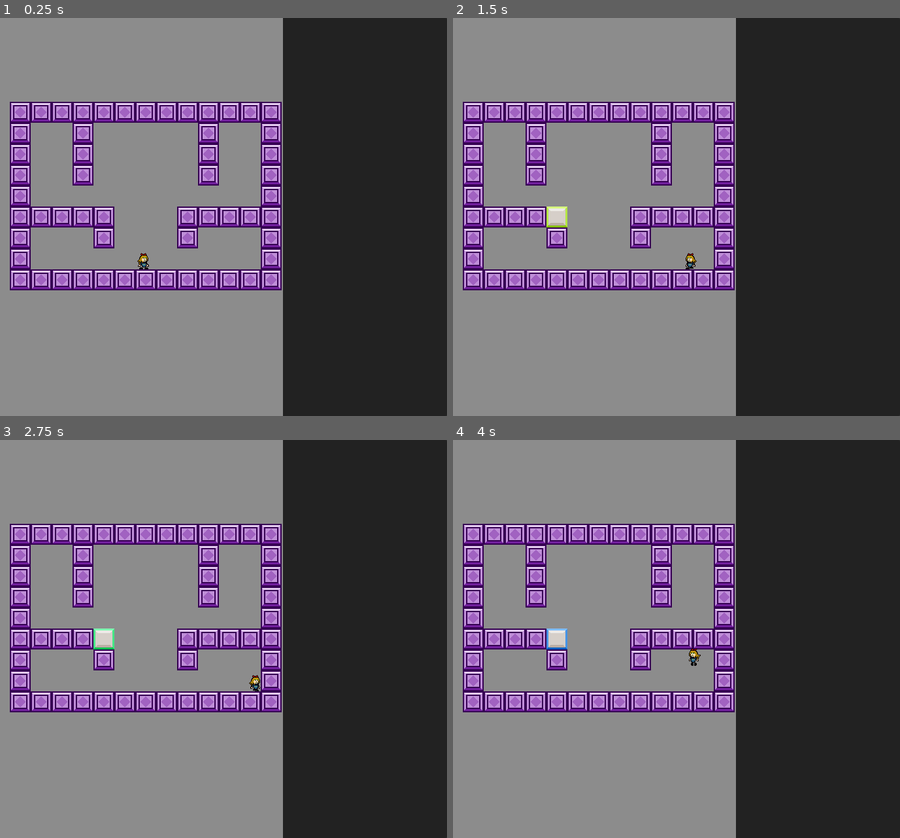
Above: before the commit, frames 1-4 (two rows, left to right).
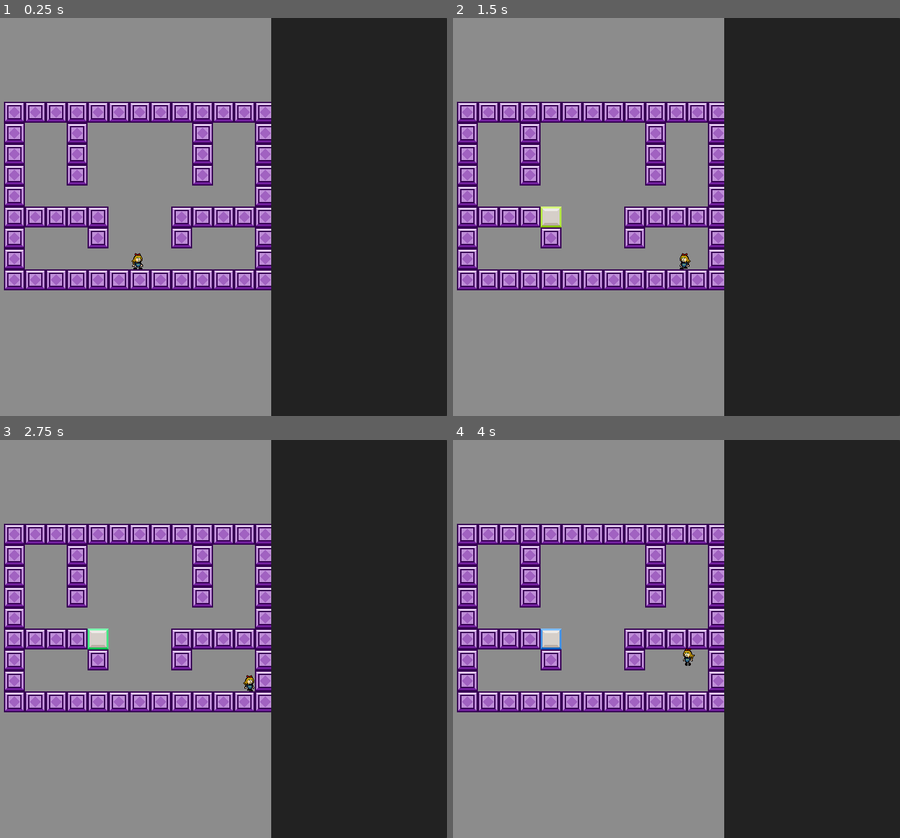
Above: after the commit, the same moments.

Repository: L4Vo5/i-wanna-lockpick-editor
Game: Godot game, scene res://editor/editor.tscn
Same seed, same stepped clock (60 frames per second), same inputs: the game is played once before the commit and once after it.
Inputs (mouse positions are in pixels of both pictures, inside the frame that each line leads up to):
- Up to frame 1 (0.25 s): no input
- Up to frame 2 (1.5 s): tap Enter at 0.5 s; move the mouse to (555, 217) at 0.52 s; hold Right (right) 0.53-1.28 s; hold Up (fast) 0.53-1.28 s; click (555, 217) at 0.67 s; tap Shift (jump) at 0.77 s; hold Left (left) from 1.28 s (still down); tap S (i-view) at 1.35 s; click (555, 217) at 1.42 s
- Up to frame 3 (2.75 s): tap Shift (jump) at 1.52 s; release Left (left) at 2.03 s; hold Right (right) from 2.03 s (still down); tap A (keypad) at 2.1 s; click (102, 639) at 2.17 s
- Up to frame 4 (4 s): tap X (master) at 2.85 s; click (555, 639) at 2.92 s; tap Shift (jump) at 3.02, 3.77 s; release Right (right) at 3.53 s; hold Left (left) from 3.53 s (still down); hold Down (slow) from 3.53 s (still down); click (555, 639) at 3.67 s

The runs differ from the first frame. In frame 1, 11% of the frame differs, in the area x 0-64%, y 0-100%; in frame 2, 11%; in frame 3, 11%; in frame 4, 11%.

Commit message:
door editor is now extremely pog

Diff:
--- a/data/lock_data.gd
+++ b/data/lock_data.gd
@@ -11,7 +11,7 @@
 		changed.emit()
 
 signal changed_magnitude
-@export var magnitude := 0:
+@export var magnitude := 1:
 	set(val):
 		if magnitude == val: return
 		magnitude = val
--- a/editor/door_editor.gd
+++ b/editor/door_editor.gd
@@ -2,6 +2,7 @@
 extends Control
 class_name DoorEditor
 
+# TODO: Actually handle a DoorData
 @onready var door: Door = %Door
 
 @onready var ice_checkbox: CheckBox = %IceCheckbox
@@ -15,7 +16,9 @@
 @onready var real_copies: SpinBox = %RealCopies
 @onready var imaginary_copies: SpinBox = %ImaginaryCopies
 @onready var color_choice: OptionButton = %ColorChoice
-
+@onready var lock_editor_parent: VBoxContainer = %LockEditors
+@onready var add_lock: Button = %AddLock
+const LOCK_EDITOR := preload("res://editor/lock_editor.tscn")
 ## the idea is that non-standard-levels should be able to exist, maybe, but they must be labeled as such (for example doors with non-32-multiple sizes, or a door starting out browned or with a different glitch color. things that are valid but.. not standard)
 ## unimplemented for now tho lol
 var non_standard_mode := false
@@ -57,14 +60,52 @@
 	color_choice.selected = color_choice.get_item_index(door.door_data.outer_color)
 	color_choice.item_selected.connect(_update_door_color.unbind(1))
 
+	_regen_lock_editors()
+	add_lock.pressed.connect(_add_new_lock)
+
 func set_curse(val: bool, which: Enums.curse) -> void:
 	door.door_data.set_curse(which, val)
 
 func _update_door_size() -> void:
 	door.door_data.size = Vector2i(roundi(width.value), roundi(height.value))
+	_update_lock_editors_door_size()
 
 func _update_door_amount() -> void:
 	door.door_data.amount.set_to(real_copies.value, imaginary_copies.value)
 
 func _update_door_color() -> void:
 	door.door_data.outer_color = color_choice.get_item_id(color_choice.selected)
+
+func _regen_lock_editors() -> void:
+	for child in lock_editor_parent.get_children():
+		child.queue_free()
+	var i := 1
+	for lock_data in door.door_data.locks:
+		var lock_editor: LockEditor = LOCK_EDITOR.instantiate()
+		lock_editor.lock_number = i
+		lock_editor.lock_data = lock_data
+		lock_editor.door_size = door.door_data.size
+		lock_editor.delete.connect(_delete_lock.bind(i-1))
+		lock_editor_parent.add_child(lock_editor)
+		i += 1
+	add_lock.text = "Add Lock %d" % i
+
+func _update_lock_editors_door_size() -> void:
+	for editor in lock_editor_parent.get_children():
+		editor.door_size = door.door_data.size
+
+func _add_new_lock() -> void:
+	var new_lock := LockData.new()
+	new_lock.color = door.door_data.outer_color
+	door.door_data.locks.push_back(new_lock)
+	# TODO: Make the door simply add a lock
+	door.update_locks()
+	# TODO: Simply add an editor
+	_regen_lock_editors()
+
+func _delete_lock(i: int) -> void:
+	door.door_data.locks.remove_at(i)
+	# TODO: Make the door simply remove a lock
+	door.update_locks()
+	# TODO: Simply remove an editor
+	_regen_lock_editors()
--- a/editor/door_editor.tscn
+++ b/editor/door_editor.tscn
@@ -41,7 +41,7 @@
 
 [node name="DoorEditor" type="MarginContainer"]
 offset_right = 281.0
-offset_bottom = 235.0
+offset_bottom = 606.0
 script = ExtResource("1_qqghd")
 
 [node name="Panel" type="Panel" parent="."]
@@ -297,3 +297,12 @@
 unique_name_in_owner = true
 layout_mode = 2
 mouse_filter = 2
+
+[node name="LockEditors" type="VBoxContainer" parent="VBoxContainer/ScrollContainer/Editors"]
+unique_name_in_owner = true
+layout_mode = 2
+
+[node name="AddLock" type="Button" parent="VBoxContainer/ScrollContainer/Editors"]
+unique_name_in_owner = true
+layout_mode = 2
+text = "Add Lock 2"
--- a/editor/editor.tscn
+++ b/editor/editor.tscn
@@ -114,14 +114,6 @@
 [node name="GhostKey" parent="VBoxContainer/HBoxContainer/LevelContainer/LevelContainerInner" instance=ExtResource("4_tvl64")]
 visible = false
 
-[node name="Fill" parent="VBoxContainer/HBoxContainer/LevelContainer/LevelContainerInner/GhostKey" index="2"]
-modulate = Color(0.839216, 0.811765, 0.788235, 1)
-
-[node name="Number" parent="VBoxContainer/HBoxContainer/LevelContainer/LevelContainerInner/GhostKey" index="9"]
-theme_override_colors/font_color = Color(0.921569, 0.890196, 0.866667, 1)
-theme_override_colors/font_shadow_color = Color(0.211765, 0.188235, 0.160784, 1)
-theme_override_colors/font_outline_color = Color(0.921569, 0.890196, 0.866667, 1)
-
 [node name="GuiInputGrabber" parent="VBoxContainer/HBoxContainer/LevelContainer/LevelContainerInner/GhostKey" index="11"]
 mouse_filter = 2
 
--- a/editor/level_container.gd
+++ b/editor/level_container.gd
@@ -51,10 +51,20 @@
 				elif editor_data.keys:
 					place_key_on_mouse()
 					accept_event()
-			else:
+		elif event.button_index == MOUSE_BUTTON_RIGHT:
+			if event.pressed:
 				if editor_data.tilemap_edit:
 					remove_tile_on_mouse()
 					accept_event()
+	elif event is InputEventMouseMotion:
+		if Input.is_mouse_button_pressed(MOUSE_BUTTON_LEFT):
+			if editor_data.tilemap_edit:
+				place_tile_on_mouse()
+				accept_event()
+		if Input.is_mouse_button_pressed(MOUSE_BUTTON_RIGHT):
+			if editor_data.tilemap_edit:
+				place_tile_on_mouse()
+				accept_event()
 
 
 
--- a/editor/lock_editor.gd
+++ b/editor/lock_editor.gd
@@ -2,6 +2,7 @@
 extends MarginContainer
 class_name LockEditor
 
+signal delete
 @export var lock_data: LockData:
 	set(val):
 		if lock_data == val: return
@@ -17,29 +18,45 @@
 @onready var lock: Lock = %Lock
 @onready var color_choice: OptionButton = %ColorChoice
 @onready var type_choice: OptionButton = %TypeChoice
-@onready var requirement_parent: MarginContainer = %Requirement
+@onready var requirement_parent: HBoxContainer = %Requirement
 @onready var amount: SpinBox = %Amount
 @onready var is_imaginary: CheckBox = %IsImaginary
+@onready var is_negative: CheckBox = %IsNegative
 @onready var arrangement_chooser: MarginContainer = %ArrangementChooser
 @onready var width: SpinBox = %Width
 @onready var height: SpinBox = %Height
 @onready var fit: CheckBox = %Fit
 @onready var lock_n: Label = %LockN
+@onready var delete_button: Button = %Delete
+@onready var position_x: SpinBox = %X
+@onready var position_y: SpinBox = %Y
 @export var lock_number := 1:
 	set(val):
 		if not is_ready: await ready
 		lock_number = val
 		lock_n.text = "Lock %d" % lock_number
+@export var door_size := Vector2i(32, 32):
+	set(val):
+		if door_size == val: return
+		door_size = val
+		_update_max_pos()
+
+
 
 var is_ready := false
 func _ready() -> void:
 	is_ready = true
+	delete_button.pressed.connect(func(): delete.emit())
 	width.get_line_edit().add_theme_constant_override(&"minimum_character_width", 2)
 	height.get_line_edit().add_theme_constant_override(&"minimum_character_width", 2)
 	amount.get_line_edit().add_theme_constant_override(&"minimum_character_width", 2)
+	position_x.get_line_edit().add_theme_constant_override(&"minimum_character_width", 2)
+	position_y.get_line_edit().add_theme_constant_override(&"minimum_character_width", 2)
 	width.get_line_edit().expand_to_text_length = true
 	height.get_line_edit().expand_to_text_length = true
 	amount.get_line_edit().expand_to_text_length = true
+	position_x.get_line_edit().expand_to_text_length = true
+	position_y.get_line_edit().expand_to_text_length = true
 	color_choice.clear()
 
 	for key in Enums.COLOR_NAMES.keys():
@@ -54,12 +71,16 @@
 
 	amount.value_changed.connect(_update_lock_amount.unbind(1))
 	is_imaginary.pressed.connect(_update_is_imaginary)
+	is_negative.pressed.connect(_update_is_negative)
 
 	width.value_changed.connect(_update_lock_size.unbind(1))
 	height.value_changed.connect(_update_lock_size.unbind(1))
 
 	arrangement_chooser.changed_arrangement.connect(_on_arrangement_changed)
 	fit.pressed.connect(_on_arrangement_changed)
+
+	position_x.value_changed.connect(_update_position.unbind(1))
+	position_y.value_changed.connect(_update_position.unbind(1))
 
 	set_to_lock()
 	lock_n.text = "Lock %d" % lock_number
@@ -72,11 +93,15 @@
 	type_choice.selected = type_choice.get_item_index(lock_data.lock_type)
 	var full_amount := lock_data.get_complex_amount()
 	amount.value = full_amount.real_part + full_amount.imaginary_part
+	is_negative.button_pressed = amount.value < 0
 	last_amount_value = amount.value
 	width.min_value = lock_data.minimum_size.x
 	height.min_value = lock_data.minimum_size.y
 	width.value = lock_data.size.x
 	height.value = lock_data.size.y
+	position_x.value = lock_data.position.x
+	position_y.value = lock_data.position.y
+	_update_max_pos()
 
 func _update_min_size() -> void:
 	if not is_ready: await ready
@@ -85,13 +110,26 @@
 
 func _update_lock_size() -> void:
 	lock_data.size = Vector2i(width.value, height.value)
+	_update_max_pos()
 
 func _update_lock_color() -> void:
 	lock_data.color = color_choice.get_item_id(color_choice.selected)
 
 func _update_lock_type() -> void:
 	lock_data.lock_type = type_choice.get_item_id(type_choice.selected)
-	requirement_parent.visible = lock_data.lock_type == Enums.lock_types.normal
+	if lock_data.lock_type == Enums.lock_types.normal:
+		requirement_parent.show()
+		for child in requirement_parent.get_children():
+			child.show()
+		is_negative.hide()
+	elif lock_data.lock_type == Enums.lock_types.blast:
+		requirement_parent.show()
+		for child in requirement_parent.get_children():
+			child.hide()
+		is_negative.show()
+		is_imaginary.show()
+	else:
+		requirement_parent.hide()
 
 var last_amount_value := 0
 func _update_lock_amount() -> void:
@@ -111,8 +149,12 @@
 	lock_data.magnitude = abs(amount.value)
 	if amount.value < 0:
 		lock_data.sign = Enums.sign.negative
+		if not is_negative.button_pressed:
+			is_negative.button_pressed = true
 	else:
 		lock_data.sign = Enums.sign.positive
+		if is_negative.button_pressed:
+			is_negative.button_pressed = false
 	last_amount_value = amount.value
 
 func _update_is_imaginary() -> void:
@@ -121,7 +163,25 @@
 	else:
 		lock_data.value_type = Enums.value.real
 
+func _update_is_negative() -> void:
+	if is_negative.button_pressed:
+		lock_data.sign = Enums.sign.negative
+		if amount.value > 0:
+			amount.value = -abs(amount.value)
+	else:
+		lock_data.sign = Enums.sign.positive
+		if amount.value < 0:
+			amount.value = abs(amount.value)
+
 func _on_arrangement_changed() -> void:
 	if fit.button_pressed:
 		width.value = lock_data.minimum_size.x
 		height.value = lock_data.minimum_size.y
+
+func _update_position() -> void:
+	lock_data.position = Vector2i(roundi(position_x.value), roundi(position_y.value))
+
+func _update_max_pos() -> void:
+	if not is_ready: await ready
+	position_x.max_value = door_size.x - lock_data.size.x
+	position_y.max_value = door_size.y - lock_data.size.y
--- a/editor/lock_editor.tscn
+++ b/editor/lock_editor.tscn
@@ -30,6 +30,7 @@
 lock_data = SubResource("Resource_sgiyv")
 
 [node name="Panel" type="Panel" parent="."]
+visible = false
 layout_mode = 2
 
 [node name="VBoxContainer" type="VBoxContainer" parent="."]
@@ -51,7 +52,8 @@
 horizontal_alignment = 1
 vertical_alignment = 1
 
-[node name="Button" type="Button" parent="VBoxContainer/HBoxContainer"]
+[node name="Delete" type="Button" parent="VBoxContainer/HBoxContainer"]
+unique_name_in_owner = true
 layout_mode = 2
 size_flags_horizontal = 3
 text = "Delete"
@@ -132,21 +134,18 @@
 popup/item_3/text = "All"
 popup/item_3/id = 3
 
-[node name="Requirement" type="MarginContainer" parent="VBoxContainer"]
-unique_name_in_owner = true
-layout_mode = 2
-
-[node name="HBoxContainer" type="HBoxContainer" parent="VBoxContainer/Requirement"]
-layout_mode = 2
-
-[node name="Label" type="Label" parent="VBoxContainer/Requirement/HBoxContainer"]
+[node name="Requirement" type="HBoxContainer" parent="VBoxContainer"]
+unique_name_in_owner = true
+layout_mode = 2
+
+[node name="RequirementLabel" type="Label" parent="VBoxContainer/Requirement"]
 layout_mode = 2
 size_flags_horizontal = 0
 size_flags_vertical = 5
 text = "Requires: "
 vertical_alignment = 1
 
-[node name="Amount" type="SpinBox" parent="VBoxContainer/Requirement/HBoxContainer"]
+[node name="Amount" type="SpinBox" parent="VBoxContainer/Requirement"]
 unique_name_in_owner = true
 layout_mode = 2
 size_flags_horizontal = 0
@@ -159,7 +158,14 @@
 allow_lesser = true
 alignment = 1
 
-[node name="IsImaginary" type="CheckBox" parent="VBoxContainer/Requirement/HBoxContainer"]
+[node name="IsNegative" type="CheckBox" parent="VBoxContainer/Requirement"]
+unique_name_in_owner = true
+visible = false
+layout_mode = 2
+size_flags_vertical = 5
+text = "negative"
+
+[node name="IsImaginary" type="CheckBox" parent="VBoxContainer/Requirement"]
 unique_name_in_owner = true
 layout_mode = 2
 size_flags_vertical = 5
@@ -217,3 +223,42 @@
 layout_mode = 2
 text = "Fit"
 alignment = 1
+
+[node name="Position" type="MarginContainer" parent="VBoxContainer"]
+layout_mode = 2
+
+[node name="HBoxContainer" type="HBoxContainer" parent="VBoxContainer/Position"]
+layout_mode = 2
+
+[node name="Label" type="Label" parent="VBoxContainer/Position/HBoxContainer"]
+layout_mode = 2
+size_flags_horizontal = 0
+text = "Position:"
+vertical_alignment = 1
+
+[node name="X" type="SpinBox" parent="VBoxContainer/Position/HBoxContainer"]
+unique_name_in_owner = true
+layout_mode = 2
+size_flags_horizontal = 0
+size_flags_vertical = 4
+size_flags_stretch_ratio = 0.0
+theme = SubResource("Theme_3vag0")
+max_value = 14.0
+value = 7.0
+alignment = 1
+
+[node name="Label2" type="Label" parent="VBoxContainer/Position/HBoxContainer"]
+layout_mode = 2
+size_flags_horizontal = 0
+text = ","
+vertical_alignment = 1
+
+[node name="Y" type="SpinBox" parent="VBoxContainer/Position/HBoxContainer"]
+unique_name_in_owner = true
+layout_mode = 2
+size_flags_horizontal = 0
+size_flags_vertical = 4
+size_flags_stretch_ratio = 0.0
+max_value = 14.0
+value = 7.0
+alignment = 1
--- a/level_elements/doors_locks/lock.tscn
+++ b/level_elements/doors_locks/lock.tscn
@@ -102,5 +102,6 @@
 [node name="LockCountDraw" parent="CenterContainer" instance=ExtResource("9_nchff")]
 unique_name_in_owner = true
 modulate = Color(0.172549, 0.12549, 0.0784314, 1)
+custom_minimum_size = Vector2(0, 0)
 layout_mode = 2
 text = ""
--- a/project.godot
+++ b/project.godot
@@ -13,6 +13,8 @@
 config/name="Lockpick Editor"
 run/main_scene="res://editor/editor.tscn"
 config/features=PackedStringArray("4.0", "GL Compatibility")
+boot_splash/show_image=false
+boot_splash/fullsize=false
 config/icon="res://icon.png"
 
 [autoload]
